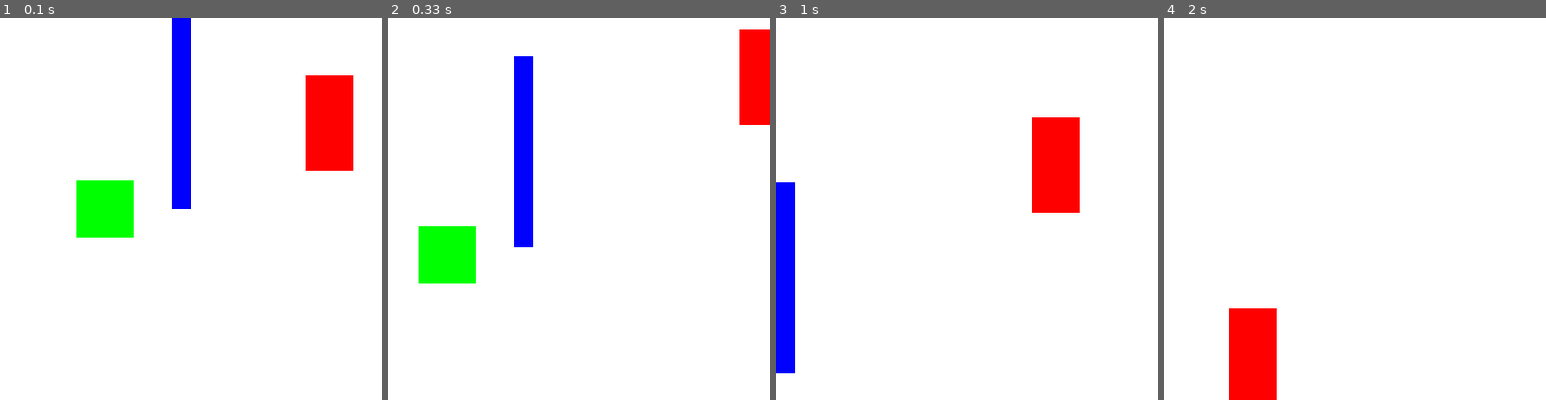
Above: before the commit, frames 1-4 (left to right).
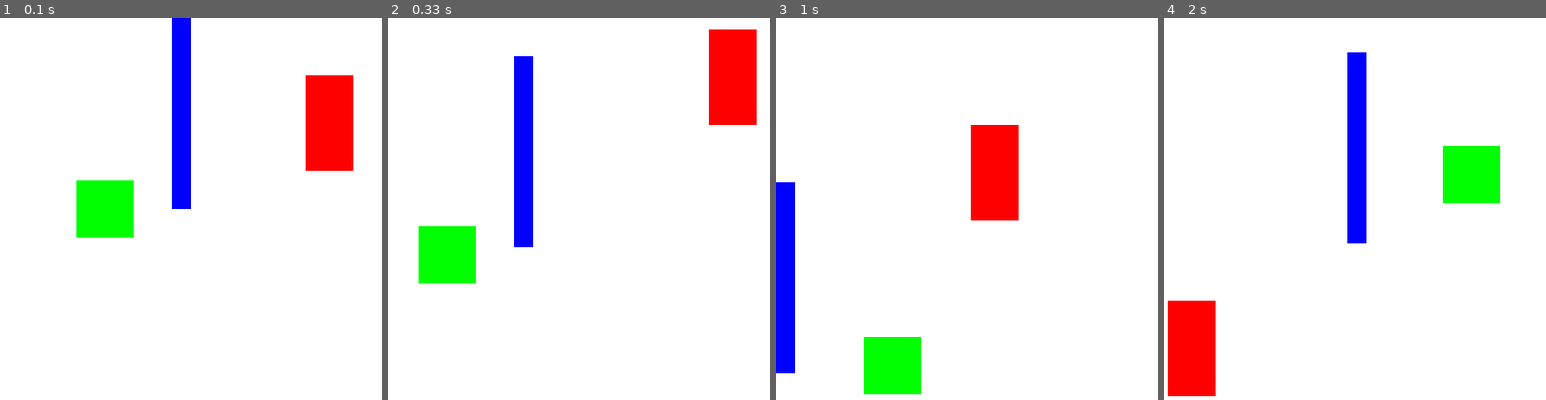
Above: after the commit, the same moments.

Repository: AJHS-Kelley/my-first-pygame-2021-JCMyth
Game: pygame game, started from simple_animation.py
Two runs of this game, one before a commit and one after it. Both use one fixed random seed, a clock stepped at 60 frames per second and the inputs below.
Inputs:
- Up to frame 1 (0.1 s): no input
- Up to frame 2 (0.33 s): no input
- Up to frame 3 (1 s): no input
- Up to frame 4 (2 s): no input

Frame 1 is identical in both runs. In frame 2, 2.9% of the frame differs, in the area x 84-100%, y 3-28%; in frame 3, 8.5%; in frame 4, 11%, in the area x 1-88%, y 9-100%.

Commit message:
v0.9
Fixed issue with edge detection.

Diff:
--- a/simple_animation.py
+++ b/simple_animation.py
@@ -62,20 +62,20 @@
             if b['dir'] == UPLEFT:
                 b['dir'] = DOWNLEFT
             if b['dir'] == UPRIGHT:
-                b['dir'] = UPLEFT
-            if b['rect'].bottom > WINDOWHEIGHT:
+                b['dir'] = DOWNRIGHT
+        if b['rect'].bottom > WINDOWHEIGHT:
                 # The box has moved past the bottom.
                 if b['dir'] == DOWNLEFT:
                     b['dir'] = UPLEFT
                 if b['dir'] == DOWNRIGHT:
                     b['dir'] = UPRIGHT
-            if b['rect'].left < 0:
+        if b['rect'].left < 0:
                 # The box has moved past the left.
                 if b['dir'] == DOWNLEFT:
                     b['dir'] = DOWNRIGHT
                 if b['dir'] == UPLEFT:
                     b['dir'] = UPRIGHT
-            if b['rect'].right > WINDOWWIDTH:
+        if b['rect'].right > WINDOWWIDTH:
                 # The box has moved past the right.
                 if b['dir'] == DOWNRIGHT:
                      b['dir'] = DOWNLEFT
